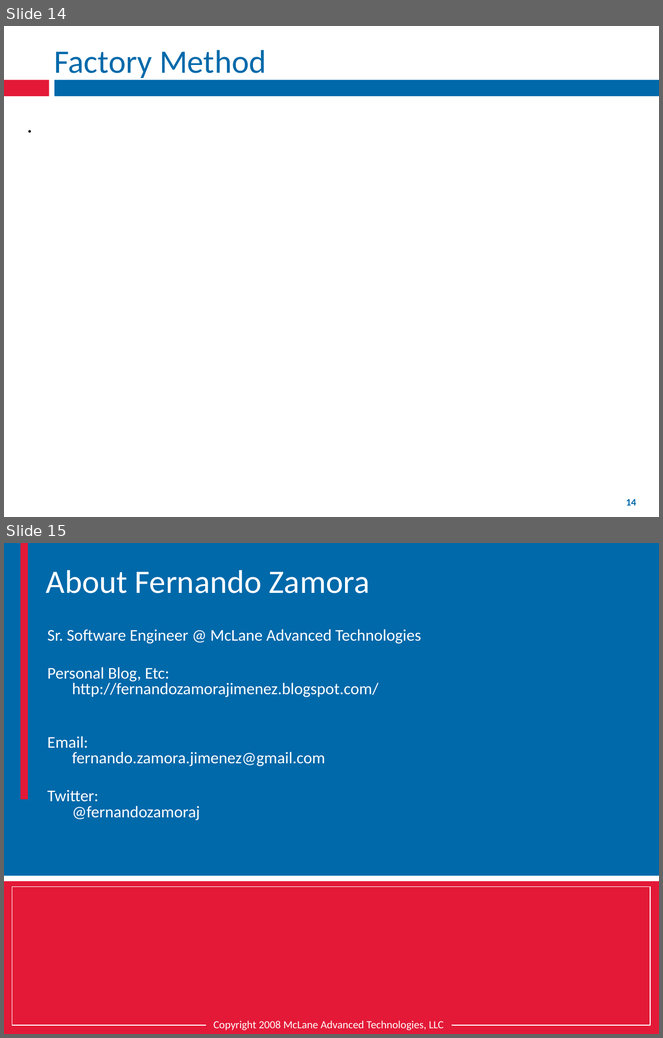
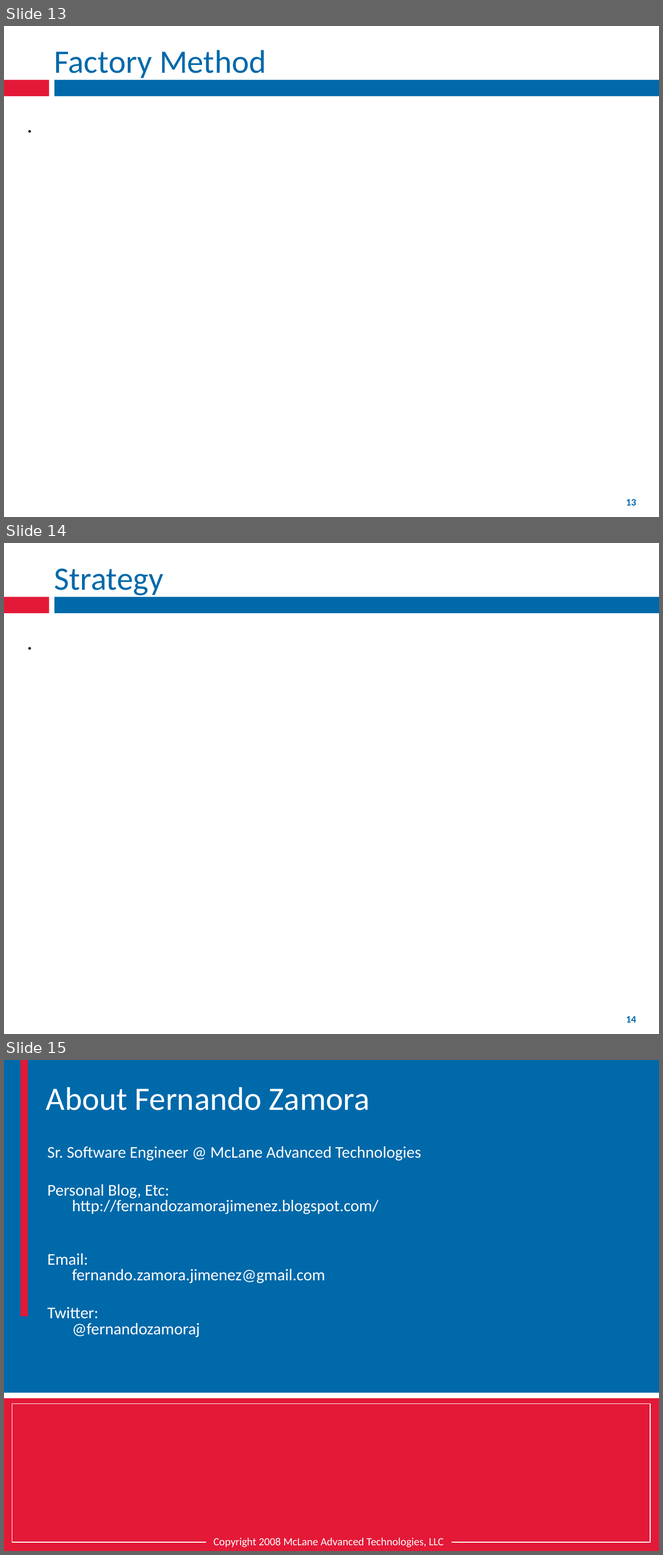
Before and after one commit to fernandozamoraj/design-patterns-presentation, a slide deck: Design Patterns Part 1.pptx. Shown one above the other, each under a label of ours: slides 14 and 15 before the commit, slides 13, 14 and 15 after it. The pictures are 663x1038 and 663x1555 pixels, drawn with LibreOffice and Linux fonts; fonts in the diff are those of the drawing. Boxes give left, top, right and bottom in pixels: in the first picture for what was removed or moved away, otherwise in the second. Text is boxed around its words. In the diff, an @@ line names an element or a change of style, - is before the commit and + after.

```diff
--- a/Design Patterns Part 1.pptx
+++ b/Design Patterns Part 1.pptx
@@ slide 14 added at [4,543,659,1034], background #FFFFFF; not listed: 3 template elements that a slide beside it also shows @@
@@ title added at [54,568,164,598], 36 pt, text #0069AA @@
+Strategy
@@ text added at [21,625,643,1002], 24 pt, text #000000 @@
+.
@@ rectangle added at [184,1013,479,1029], fill #FFFFFF, outline #FFFFFF 2 pt @@
@@ what was slide 14 is now slide 13 @@
@@ page number at [626,499,636,506]: text changed @@
-14
+13
```
Also in this commit, not shown: 1 slide removed.
